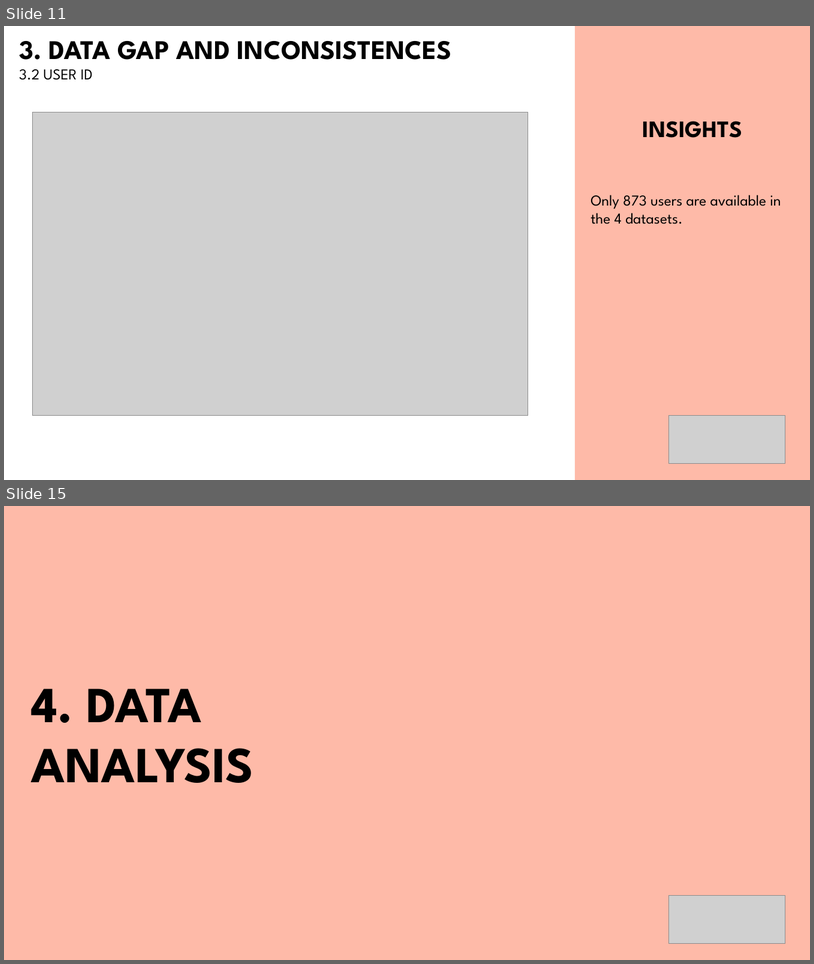
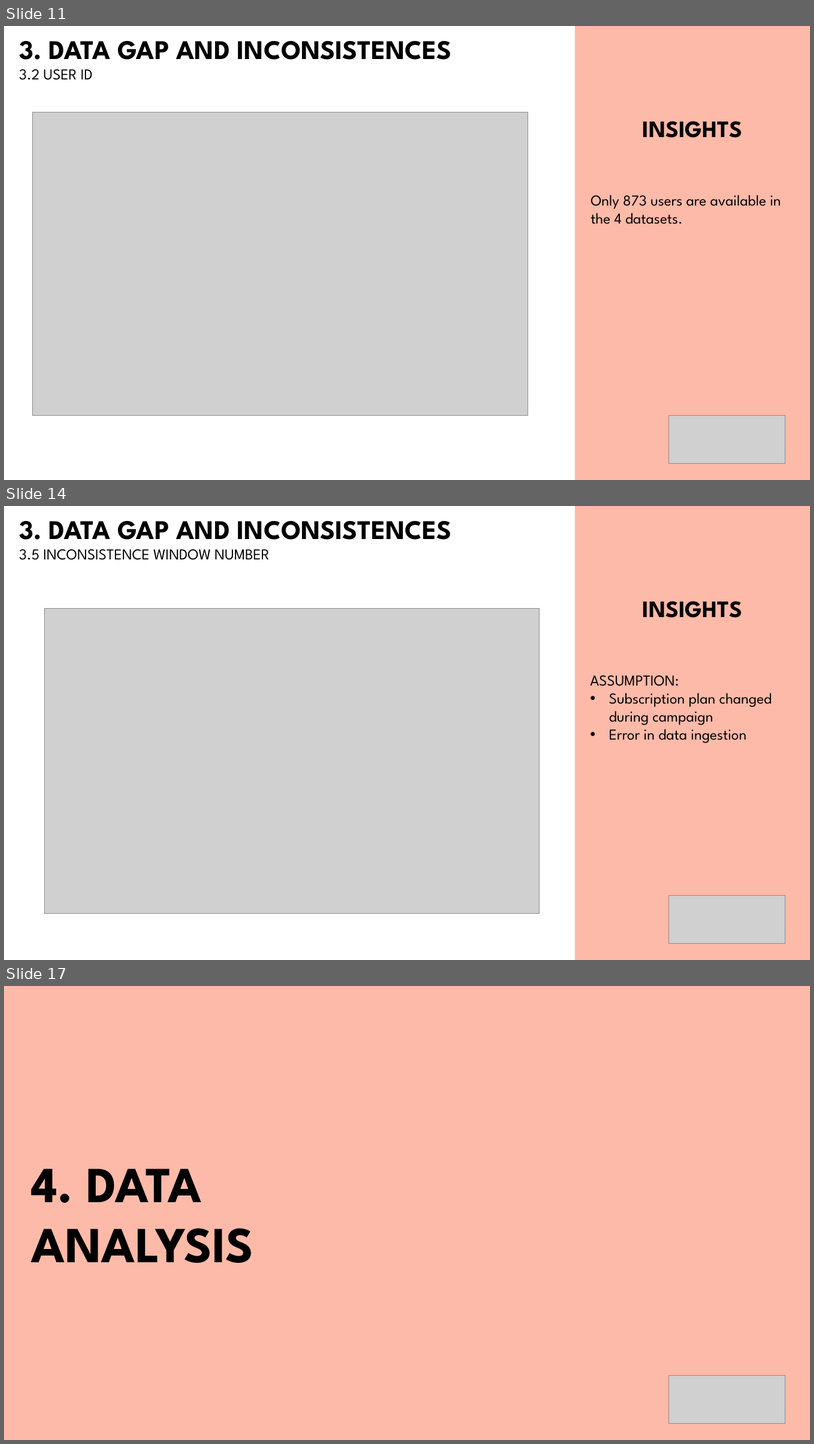
Before and after one commit to bbucalonserra/sales-membership-analysis, a slide deck: presentation.pptx. Shown one above the other, each under a label of ours: slides 11 and 15 before the commit, slides 11, 14 and 17 after it; the slides between them are not shown. The pictures are 814x964 and 814x1444 pixels, drawn with LibreOffice and Linux fonts; fonts in the diff are those of the drawing; grey boxes stand for pictures. Boxes give left, top, right and bottom in pixels: in the first picture for what was removed or moved away, otherwise in the second. Text is boxed around its words. In the diff, an @@ line names an element or a change of style, - is before the commit and + after.

```diff
--- a/presentation.pptx
+++ b/presentation.pptx
@@ slide 14 added at [4, 506, 810, 960], background #FFFFFF @@
@@ text added at [19, 521, 452, 560], 18 pt, text #000000 @@
+3. DATA GAP AND INCONSISTENCES
+3.5 INCONSISTENCE WINDOW NUMBER
@@ rectangle added at [575, 506, 810, 960], fill #FEBAA8 @@
@@ picture added at [45, 608, 539, 913] @@
@@ text added at [643, 601, 743, 618], 28 pt, text #000000, bold @@
+INSIGHTS
@@ text added at [590, 675, 773, 743], 18 pt, text #000000 @@
+ASSUMPTION:
+• Subscription plan changed during campaign
+• Error in data ingestion
@@ picture added at [669, 895, 785, 943] @@
@@ what was slide 15 is now slide 17 @@
```
Also in this commit, not shown: 11 slides changed, 6 other slides added, 2 other files.
